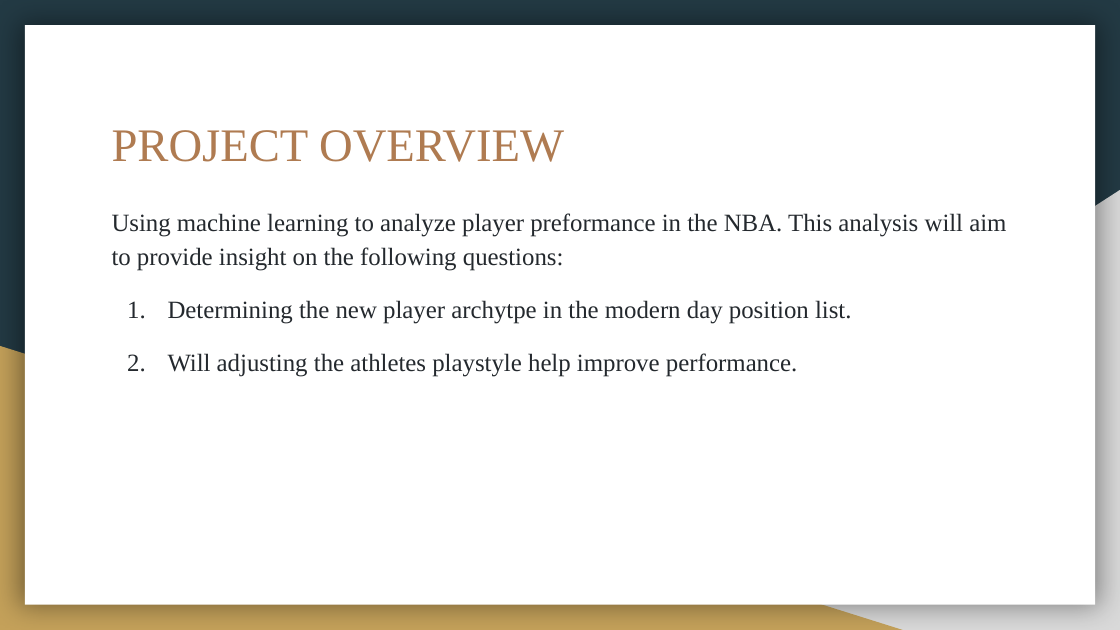
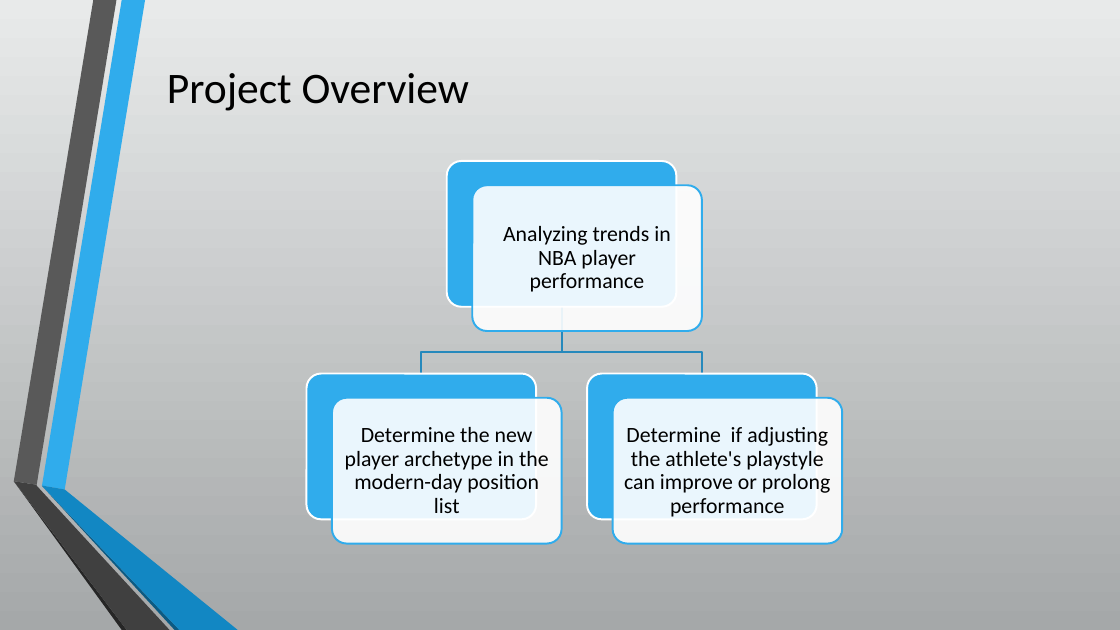
Before and after one commit to joshb738/NBA_Player_Analysis, a slide deck: slide 3 of Visualization/NBA_PLAYER_ANALYSIS.pptx (slide 2 before the commit). Drawn at 1120x630 pixels with LibreOffice and Linux fonts; fonts in the diff are those of the drawing. Boxes give left, top, right and bottom in pixels: in the first picture for what was removed or moved away, otherwise in the second. Text is boxed around its words. In the diff, an @@ line names an element or a change of style, - is before the commit and + after.

```diff
--- a/Visualization/NBA_PLAYER_ANALYSIS.pptx
+++ b/Visualization/NBA_PLAYER_ANALYSIS.pptx
@@ background #233A44 to gradient #E9EAEB to #A5A8A9 @@
@@ rectangle removed at [25,26,1095,605] @@
@@ title "Project Overview" at [167,73,469,111]: vertical alignment top to middle @@
@@ title at [167,73,469,111]: text changed; size 30 to 28 pt; font Times New Roman to Calibri; text colour #AF7B51 to #000000 @@
-PROJECT OVERVIEW
+Project Overview
@@ right triangle removed at [439,190,1120,630] @@
@@ text removed at [112,213,1006,377] @@
-Using machine learning to analyze player preformance in the NBA. This analysis will aim to provide insight on the following questions:
-1. Determining the new player archytpe in the modern day position list.
-2. Will adjusting the athletes playstyle help improve performance.
@@ right triangle removed at [0,346,903,630] @@
@@ group added at [307,161,842,543]: 6 rounded rectangles, 3 texts, 2 freeform shapes @@
+Analyzing trends in NBA player performance
+Determine the new player archetype in the modern-day position list
+Determine if adjusting the athlete's playstyle can improve or prolong performance
@@ group added at [13,0,239,630]: 6 freeform shapes @@
```
Also in this commit, not shown: 10 other slides changed, 1 slide added, 1 slide removed, 1 other file.
